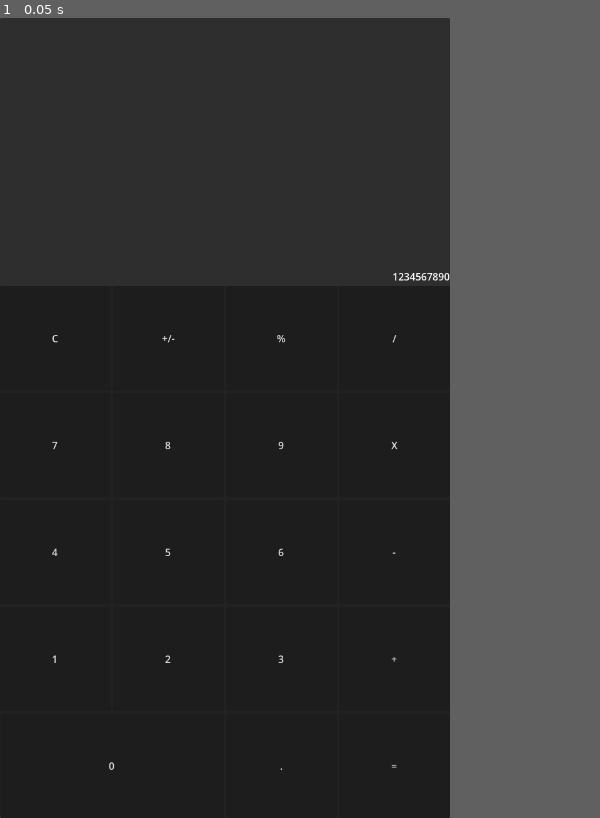
Above: before the commit, frame 1.
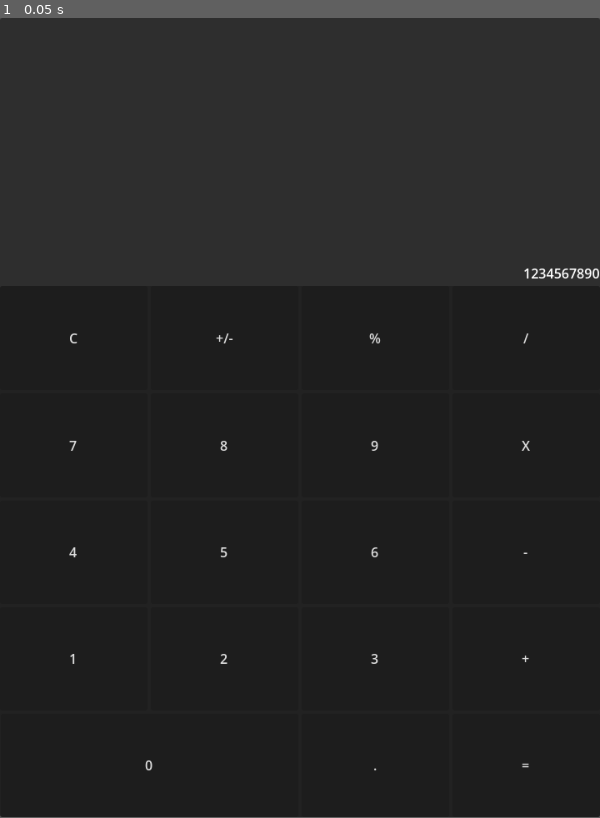
Above: after the commit, the same moment.

Repository: lemendozaru/Calculadora
Game: Godot game, scene res://escenas/calculadora.tscn
Same seed, same stepped clock (60 frames per second), same inputs: the game is played once before the commit and once after it. Before the commit the project has no main scene; this scene is started directly in both runs.
Inputs:
- Up to frame 1 (0.05 s): no input
In our replay, the window is 450x800 before the commit and 600x799 after it. These sizes can differ from the game's own. Grey fills any space a smaller window leaves; there, only what the larger window draws over its background counts as a difference.

The runs differ from the first frame. In frame 1, 0.4% of the frame differs, in the area x 0-100%, y 0-100%.

Commit message:
Estructura de IU terminada

Diff:
--- a/escenas/calculadora.tscn
+++ b/escenas/calculadora.tscn
@@ -1,4 +1,6 @@
 [gd_scene format=3 uid="uid://cuunk78ckg2vo"]
+
+[ext_resource type="Script" uid="uid://dhr5ktcv4k4nj" path="res://programas/calculadora.gd" id="1_7b6ru"]
 
 [node name="Calculadora" type="Control" unique_id=1132286130]
 layout_mode = 3
@@ -7,6 +9,7 @@
 anchor_bottom = 1.0
 grow_horizontal = 2
 grow_vertical = 2
+script = ExtResource("1_7b6ru")
 
 [node name="Fondo" type="Panel" parent="." unique_id=2126887975]
 layout_mode = 1
@@ -16,7 +19,7 @@
 grow_horizontal = 2
 grow_vertical = 2
 
-[node name="VBoxContainer" type="VBoxContainer" parent="." unique_id=46497273]
+[node name="VBox" type="VBoxContainer" parent="." unique_id=46497273]
 layout_mode = 1
 anchors_preset = 15
 anchor_right = 1.0
@@ -24,131 +27,131 @@
 grow_horizontal = 2
 grow_vertical = 2
 
-[node name="MarginContainer" type="MarginContainer" parent="VBoxContainer" unique_id=1721270122]
+[node name="Margen" type="MarginContainer" parent="VBox" unique_id=1721270122]
 layout_mode = 2
 size_flags_vertical = 10
 
-[node name="Label" type="Label" parent="VBoxContainer/MarginContainer" unique_id=1755645422]
+[node name="Label" type="Label" parent="VBox/Margen" unique_id=1755645422]
 layout_mode = 2
 text = "1234567890"
 horizontal_alignment = 2
 
-[node name="PanelContainer" type="PanelContainer" parent="VBoxContainer" unique_id=1629142324]
+[node name="Panel" type="PanelContainer" parent="VBox" unique_id=1629142324]
 layout_mode = 2
 size_flags_vertical = 3
 size_flags_stretch_ratio = 2.0
 
-[node name="GridContainer" type="GridContainer" parent="VBoxContainer/PanelContainer" unique_id=1343619075]
+[node name="Rejilla" type="GridContainer" parent="VBox/Panel" unique_id=1343619075]
 layout_mode = 2
 columns = 4
 
-[node name="BotonC" type="Button" parent="VBoxContainer/PanelContainer/GridContainer" unique_id=1610022013]
+[node name="BotonC" type="Button" parent="VBox/Panel/Rejilla" unique_id=1610022013]
 layout_mode = 2
 size_flags_horizontal = 3
 size_flags_vertical = 3
 text = "C"
 
-[node name="BotonMasMenos" type="Button" parent="VBoxContainer/PanelContainer/GridContainer" unique_id=474601648]
+[node name="BotonMasMenos" type="Button" parent="VBox/Panel/Rejilla" unique_id=474601648]
 layout_mode = 2
 size_flags_horizontal = 3
 size_flags_vertical = 3
 text = "+/-"
 
-[node name="BotonPorcentaje" type="Button" parent="VBoxContainer/PanelContainer/GridContainer" unique_id=397026135]
+[node name="BotonPorcentaje" type="Button" parent="VBox/Panel/Rejilla" unique_id=397026135]
 layout_mode = 2
 size_flags_horizontal = 3
 size_flags_vertical = 3
 text = "%"
 
-[node name="BotonDivision" type="Button" parent="VBoxContainer/PanelContainer/GridContainer" unique_id=1574014363]
+[node name="BotonDivision" type="Button" parent="VBox/Panel/Rejilla" unique_id=1574014363]
 layout_mode = 2
 size_flags_horizontal = 3
 size_flags_vertical = 3
 text = "/"
 
-[node name="Boton7" type="Button" parent="VBoxContainer/PanelContainer/GridContainer" unique_id=243676093]
+[node name="Boton7" type="Button" parent="VBox/Panel/Rejilla" unique_id=243676093]
 layout_mode = 2
 size_flags_horizontal = 3
 size_flags_vertical = 3
 text = "7"
 
-[node name="Boton8" type="Button" parent="VBoxContainer/PanelContainer/GridContainer" unique_id=781131139]
+[node name="Boton8" type="Button" parent="VBox/Panel/Rejilla" unique_id=781131139]
 layout_mode = 2
 size_flags_horizontal = 3
 size_flags_vertical = 3
 text = "8"
 
-[node name="Boton9" type="Button" parent="VBoxContainer/PanelContainer/GridContainer" unique_id=749246993]
+[node name="Boton9" type="Button" parent="VBox/Panel/Rejilla" unique_id=749246993]
 layout_mode = 2
 size_flags_horizontal = 3
 size_flags_vertical = 3
 text = "9"
 
-[node name="BotonX" type="Button" parent="VBoxContainer/PanelContainer/GridContainer" unique_id=979542762]
+[node name="BotonX" type="Button" parent="VBox/Panel/Rejilla" unique_id=979542762]
 layout_mode = 2
 size_flags_horizontal = 3
 size_flags_vertical = 3
 text = "X"
 
-[node name="Boton4" type="Button" parent="VBoxContainer/PanelContainer/GridContainer" unique_id=1482047467]
+[node name="Boton4" type="Button" parent="VBox/Panel/Rejilla" unique_id=1482047467]
 layout_mode = 2
 size_flags_horizontal = 3
 size_flags_vertical = 3
 text = "4"
 
-[node name="Boton5" type="Button" parent="VBoxContainer/PanelContainer/GridContainer" unique_id=1127659505]
+[node name="Boton5" type="Button" parent="VBox/Panel/Rejilla" unique_id=1127659505]
 layout_mode = 2
 size_flags_horizontal = 3
 size_flags_vertical = 3
 text = "5"
 
-[node name="Boton6" type="Button" parent="VBoxContainer/PanelContainer/GridContainer" unique_id=1877767014]
+[node name="Boton6" type="Button" parent="VBox/Panel/Rejilla" unique_id=1877767014]
 layout_mode = 2
 size_flags_horizontal = 3
 size_flags_vertical = 3
 text = "6"
 
-[node name="Boton-" type="Button" parent="VBoxContainer/PanelContainer/GridContainer" unique_id=735494728]
+[node name="Boton-" type="Button" parent="VBox/Panel/Rejilla" unique_id=735494728]
 layout_mode = 2
 size_flags_horizontal = 3
 size_flags_vertical = 3
 text = "-"
 
-[node name="Boton1" type="Button" parent="VBoxContainer/PanelContainer/GridContainer" unique_id=454138042]
+[node name="Boton1" type="Button" parent="VBox/Panel/Rejilla" unique_id=454138042]
 layout_mode = 2
 size_flags_horizontal = 3
 size_flags_vertical = 3
 text = "1"
 
-[node name="Boton2" type="Button" parent="VBoxContainer/PanelContainer/GridContainer" unique_id=667994176]
+[node name="Boton2" type="Button" parent="VBox/Panel/Rejilla" unique_id=667994176]
 layout_mode = 2
 size_flags_horizontal = 3
 size_flags_vertical = 3
 text = "2"
 
-[node name="Boton3" type="Button" parent="VBoxContainer/PanelContainer/GridContainer" unique_id=699840329]
+[node name="Boton3" type="Button" parent="VBox/Panel/Rejilla" unique_id=699840329]
 layout_mode = 2
 size_flags_horizontal = 3
 size_flags_vertical = 3
 text = "3"
 
-[node name="BotonMas" type="Button" parent="VBoxContainer/PanelContainer/GridContainer" unique_id=530011573]
+[node name="BotonMas" type="Button" parent="VBox/Panel/Rejilla" unique_id=530011573]
 layout_mode = 2
 size_flags_horizontal = 3
 size_flags_vertical = 3
 text = "+"
 
-[node name="Espaciador" type="Control" parent="VBoxContainer/PanelContainer/GridContainer" unique_id=274974616]
+[node name="Espaciador" type="Control" parent="VBox/Panel/Rejilla" unique_id=274974616]
 layout_mode = 2
 size_flags_horizontal = 3
 size_flags_vertical = 3
 
-[node name="ContenedorCero" type="Control" parent="VBoxContainer/PanelContainer/GridContainer" unique_id=1422184224]
+[node name="Contenedor0" type="Control" parent="VBox/Panel/Rejilla" unique_id=1422184224]
 layout_mode = 2
 size_flags_horizontal = 3
 size_flags_vertical = 3
 
-[node name="Button0" type="Button" parent="VBoxContainer/PanelContainer/GridContainer/ContenedorCero" unique_id=939060420]
+[node name="Boton0" type="Button" parent="VBox/Panel/Rejilla/Contenedor0" unique_id=939060420]
 layout_mode = 1
 anchors_preset = -1
 anchor_right = 1.0
@@ -158,14 +161,16 @@
 grow_vertical = 2
 text = "0"
 
-[node name="BotonPunto" type="Button" parent="VBoxContainer/PanelContainer/GridContainer" unique_id=1766894894]
+[node name="BotonPunto" type="Button" parent="VBox/Panel/Rejilla" unique_id=1766894894]
 layout_mode = 2
 size_flags_horizontal = 3
 size_flags_vertical = 3
 text = "."
 
-[node name="BotonIgual" type="Button" parent="VBoxContainer/PanelContainer/GridContainer" unique_id=787096684]
+[node name="BotonIgual" type="Button" parent="VBox/Panel/Rejilla" unique_id=787096684]
 layout_mode = 2
 size_flags_horizontal = 3
 size_flags_vertical = 3
 text = "="
+
+[connection signal="resized" from="VBox/Panel/Rejilla/Contenedor0/Boton0" to="." method="_on_boton_0_resized"]
--- /dev/null
+++ b/programas/calculadora.gd
@@ -0,0 +1,5 @@
+extends Control
+
+func _on_boton_0_resized() -> void:
+	@warning_ignore("integer_division")
+	$VBox/Panel/Rejilla/Contenedor0/Boton0.offset_left = -get_window().size.x / 4
--- a/project.godot
+++ b/project.godot
@@ -11,13 +11,14 @@
 [application]
 
 config/name="Calculadora"
+run/main_scene="uid://cuunk78ckg2vo"
 config/features=PackedStringArray("4.6", "Forward Plus")
 config/icon="res://icon.svg"
 
 [display]
 
 window/size/viewport_width=720
-window/size/viewport_height=1280
+window/size/viewport_height=960
 
 [physics]
 
Not shown, added: programas/calculadora.gd.uid
